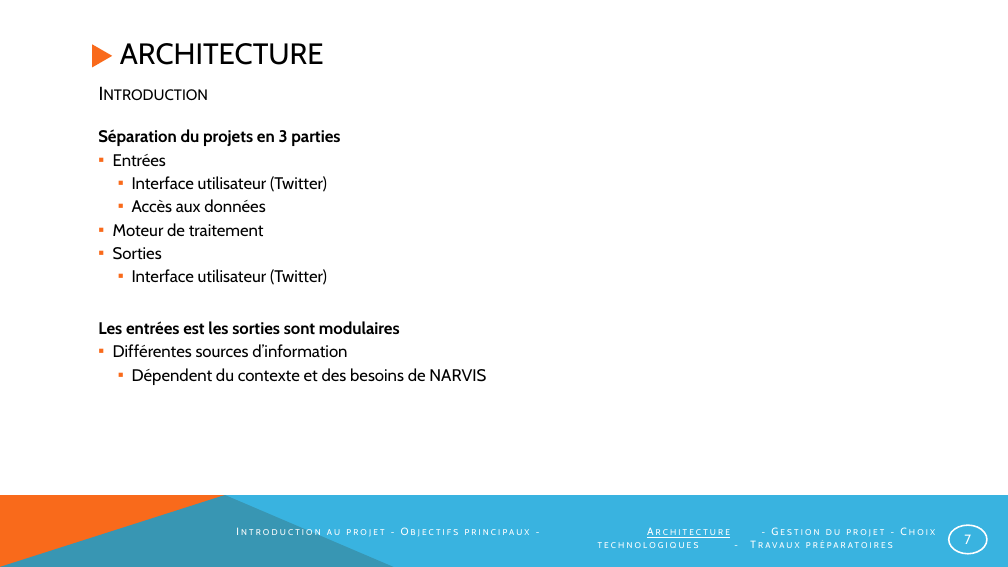
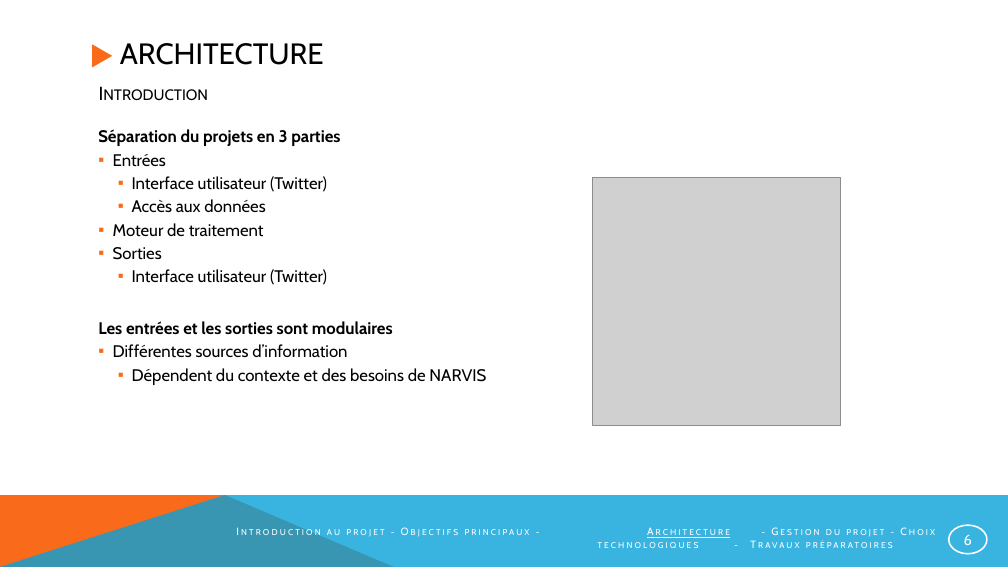
Before and after one commit to NotAVeryIntelligentSystem/NARVIS, a slide deck: slide 6 of Presentation/PrésentationNarvis_2.pptx (slide 7 before the commit). Drawn at 1008x567 pixels with LibreOffice and Linux fonts; fonts in the diff are those of the drawing; grey boxes stand for pictures. Boxes give left, top, right and bottom in pixels: in the first picture for what was removed or moved away, otherwise in the second. Text is boxed around its words. In the diff, an @@ line names an element or a change of style, - is before the commit and + after.

Commit message:
Mise à jour de la Présentation. Modification des User Stories +  Intégration du schéma InputOutput + Ajout d'images + Modification de la partie Gestion de Projet.

```diff
--- a/Presentation/PrésentationNarvis_2.pptx
+++ b/Presentation/PrésentationNarvis_2.pptx
@@ picture added at (x1=592, y1=178, x2=840, y2=426) @@
@@ text at (x1=98, y1=321, x2=393, y2=335): text changed @@
-Les entrées est les sorties sont modulaires
+Les entrées et les sorties sont modulaires
@@ page number at (x1=964, y1=534, x2=972, y2=545): text changed; size 12.8 to 14 pt @@
-7
+6
```
Also in this commit, not shown: 9 other slides changed, 1 slide added, 2 slides removed.
